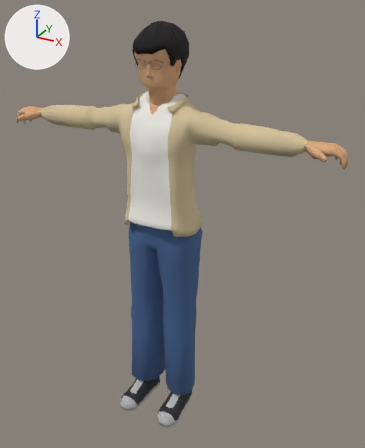
The glTF model web/public/assets/models/people/p02.glb as it was, and as the next commit left it.
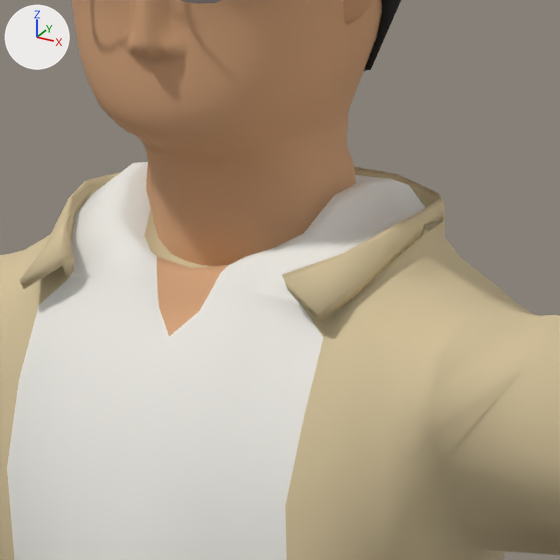
There are two pictures of each version: one whole from a 50 mm camera at (1.037, -1.768, 1.789) aimed at (0.076, -0.021, 0.916), one close up on the part from 35% to 56% of the width and 15% to 32% of the height. The axes (+X, +Y, +Z) are drawn at upper left. The lights are the same throughout. The older version's two pictures come first. Vertices at exactly the same position are counted once.

The older version as bpy lines, for what is in view:
```python
me_p02_mesh = bpy.data.meshes.new('p02-mesh')
me_p02_mesh.from_pydata(...)  # 4060 vertices, 7874 faces; spans x -0.74..0.74, y -0.27..0.09, z 0.0..1.73
# faces by material slot: [3638, 350, 1414, 976, 70, 734, 350, 342]
me_p02_mesh.materials.append(mat_skin)  # beige #d9a77d
me_p02_mesh.materials.append(mat_lightgreen)  # white #f1efe8
me_p02_mesh.materials.append(mat_check)  # beige #d6c49c
me_p02_mesh.materials.append(mat_hair)  # black #141110
me_p02_mesh.materials.append(mat_glasses)  # grey #77736c
me_p02_mesh.materials.append(mat_lightblue)  # blue #44628f
me_p02_mesh.materials.append(mat_purple_feet)  # black #2a2a2e
me_p02_mesh.materials.append(mat_white)  # grey #b4b4b4
ob_p02_mesh = bpy.data.objects.new('p02-mesh', me_p02_mesh)
ob_p02_mesh.location = (0.0, 0.0, 0.0)
```
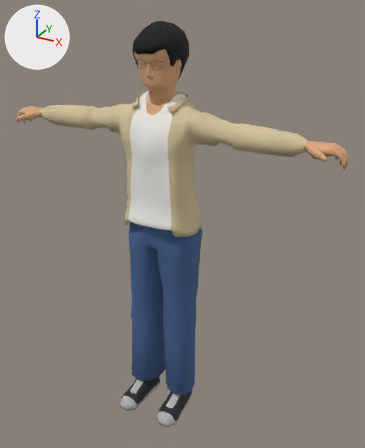
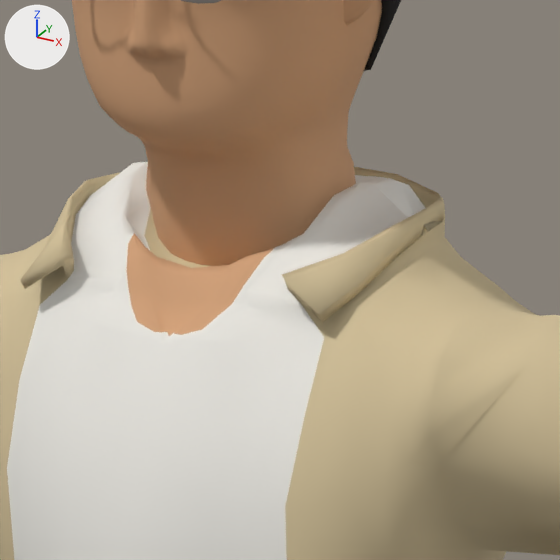
The change, as a diff of the scene's bpy script:
```diff
--- a/web/public/assets/models/people/p02.glb.py
+++ b/web/public/assets/models/people/p02.glb.py
@@ me_p02_mesh @@
 # used by ob_p02_mesh; location = (0.0, 0.0, 0.0)
-me_p02_mesh.from_pydata(...)  # 4060 vertices, 7874 faces; spans x -0.74..0.74, y -0.27..0.09, z 0.0..1.73
+me_p02_mesh.from_pydata(...)  # 4339 vertices, 8432 faces; spans x -0.74..0.74, y -0.27..0.09, z 0.0..1.73
+# me_p02_mesh part 1: 6 vertices moved within x -0.1..0.02, y -0.11..-0.04, z 1.42..1.45; 2 vertices removed from x -0.09..0.09, y -0.13, z 1.41; 281 vertices added at x -0.1..0.1, y -0.13..0.03, z 1.39..1.46
+# me_p02_mesh part 2: 13 faces spanning x -0.04..0.04, y -0.13..-0.09, z 1.39..1.44 switch from mat_lightgreen (white #f1efe8) to mat_skin (beige #d9a77d)
+# other edits to the shape of me_p02_mesh do not show in these pictures
 me_p02_mesh.materials.append(mat_check)
```

Boxes [x1, y1, x2, y2] around the edits, measured in the close-ups (560 x 560 px):
part 1 of me_p02_mesh, reshaped: before [20, 229, 361, 323]; after [20, 162, 444, 432]
part 2 of me_p02_mesh, recoloured: [134, 234, 273, 330] in both
